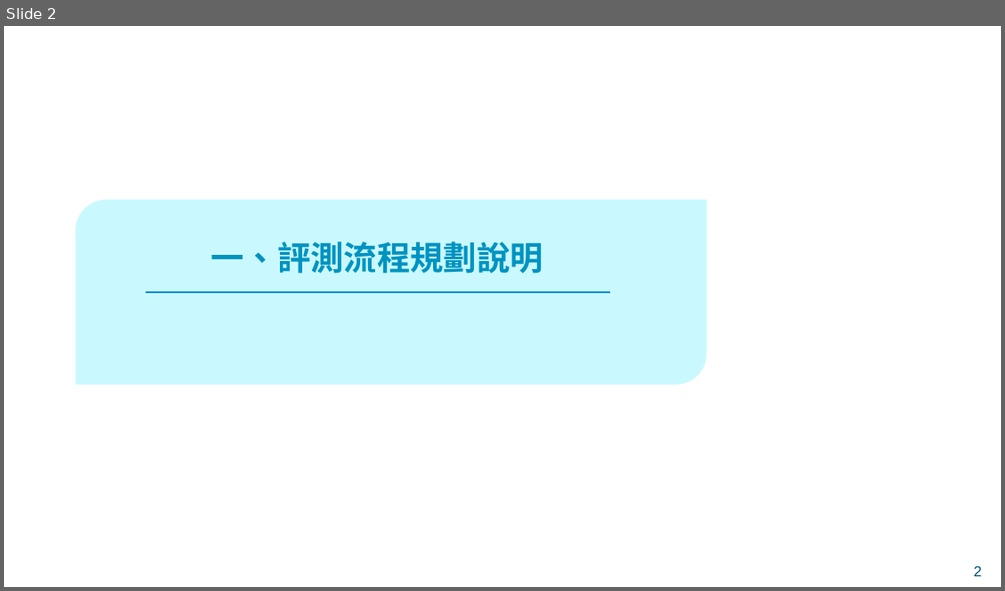
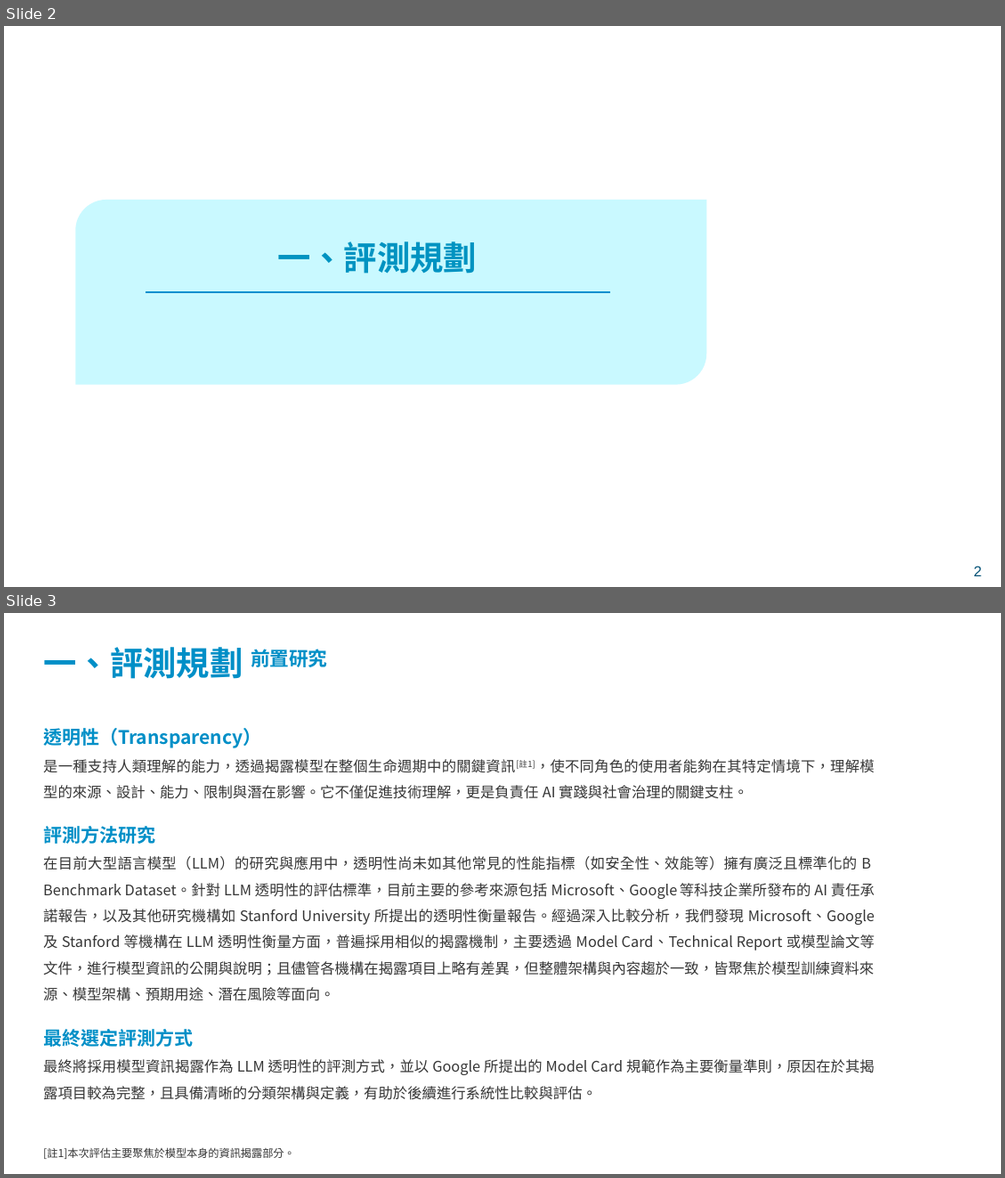
Before and after one commit to xinhuang0716/LLM_Assessment_Fubon, a slide deck: 模型評測機制 - 透明性.pptx. Shown one above the other, each under a label of ours: slide 2 before the commit, slides 2 and 3 after it. The pictures are 1005x591 and 1005x1178 pixels, drawn with LibreOffice and Linux fonts; fonts in the diff are those of the drawing; background and template pictures are left out. Boxes give left, top, right and bottom in pixels: in the first picture for what was removed or moved away, otherwise in the second. Text is boxed around its words. In the diff, an @@ line names an element or a change of style, - is before the commit and + after.

Commit message:
Update Transparency Report PPT

```diff
--- a/模型評測機制 - 透明性.pptx
+++ b/模型評測機制 - 透明性.pptx
@@ slide 3 added at (4, 613, 1001, 1174), background picture (left out) @@
@@ text added at (43, 647, 327, 679), 32 pt, text #008FC7, bold @@
+一、評測規劃 前置研究
@@ text added at (43, 728, 874, 799), 14 pt, text #363636 @@
+透明性（Transparency）
+是一種支持人類理解的能力，透過揭露模型在整個生命週期中的關鍵資訊[註1]，使不同角色的使用者能夠在其特定情境下，理解模型的來源、設計、能力、限制與潛在影響。它不僅促進技術理解，更是負責任 AI 實踐與社會治理的關鍵支柱。
@@ text added at (43, 826, 874, 1001), 14 pt, text #363636 @@
+評測方法研究
+在目前大型語言模型（LLM）的研究與應用中，透明性尚未如其他常見的性能指標（如安全性、效能等）擁有廣泛且標準化的 B Benchmark Dataset。針對 LLM 透明性的評估標準，目前主要的參考來源包括 Microsoft、Google 等科技企業所發布的 AI 責任承諾報告，以及其他研究機構如 Stanford University 所提出的透明性衡量報告。經過深入比較分析，我們發現 Microsoft、Google 及 Stanford 等機構在 LLM 透明性衡量方面，普遍採用相似的揭露機制，主要透過 Model Card、Technical Report 或模型論文等文件，進行模型資訊的公開與說明；且儘管各機構在揭露項目上略有差異，但整體架構與內容趨於一致，皆聚焦於模型訓練資料來源、模型架構、預期用途、潛在風險等面向。
@@ text added at (43, 1029, 874, 1100), 14 pt, text #363636 @@
+最終選定評測方式
+最終將採用模型資訊揭露作為 LLM 透明性的評測方式，並以 Google 所提出的 Model Card 規範作為主要衡量準則，原因在於其揭露項目較為完整，且具備清晰的分類架構與定義，有助於後續進行系統性比較與評估。
@@ text added at (43, 1147, 295, 1159), 10.5 pt, text #363636 @@
+[註1]本次評估主要聚焦於模型本身的資訊揭露部分。
@@ slide 2 changed as well @@
@@ title at (277, 241, 477, 273): text changed @@
-一、評測流程規劃說明
+一、評測規劃
```
Also in this commit, not shown: 4 other slides changed, 13 other slides added, 3 slides removed.
